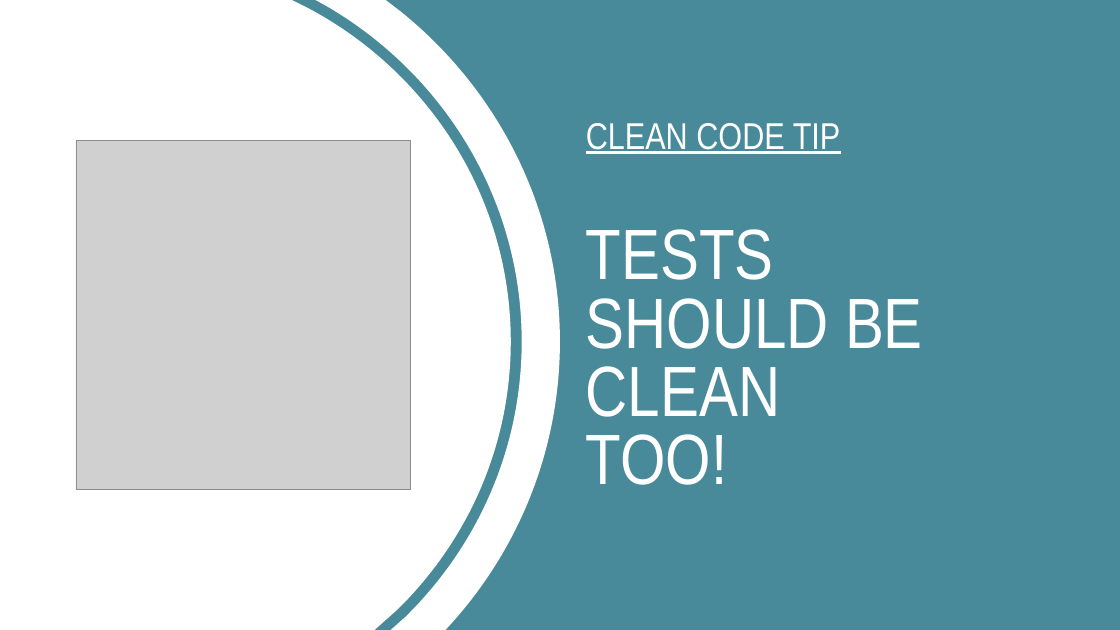
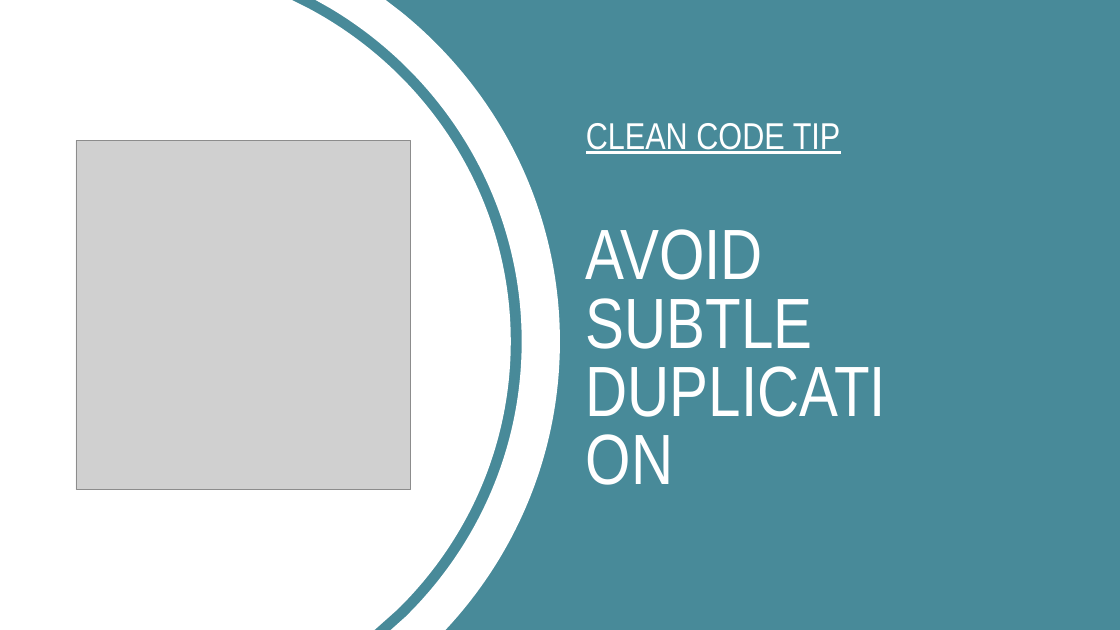
Before and after one commit to putuoka/c4it-blog, a slide deck: slide 2 of layout-cover-tips.pptx. Drawn at 1120x630 pixels with LibreOffice and Linux fonts; fonts in the diff are those of the drawing; grey boxes stand for pictures; background and template pictures are left out. Boxes give left, top, right and bottom in pixels: in the first picture for what was removed or moved away, otherwise in the second. Text is boxed around its words. In the diff, an @@ line names an element or a change of style, - is before the commit and + after.

Commit message:
[OK] Cctip/avoid subtle duplication (#279)
* Init article

* Completed article

```diff
--- a/layout-cover-tips.pptx
+++ b/layout-cover-tips.pptx
@@ title at bbox=[586, 123, 841, 349]: text changed @@
-CLEAN CODE TIP
-TESTS SHOULD BE CLEAN TOO!
+CLEAN CODE TIP
+AVOID SUBTLE DUPLICATION
```
Also in this commit, not shown: 2 other files.
